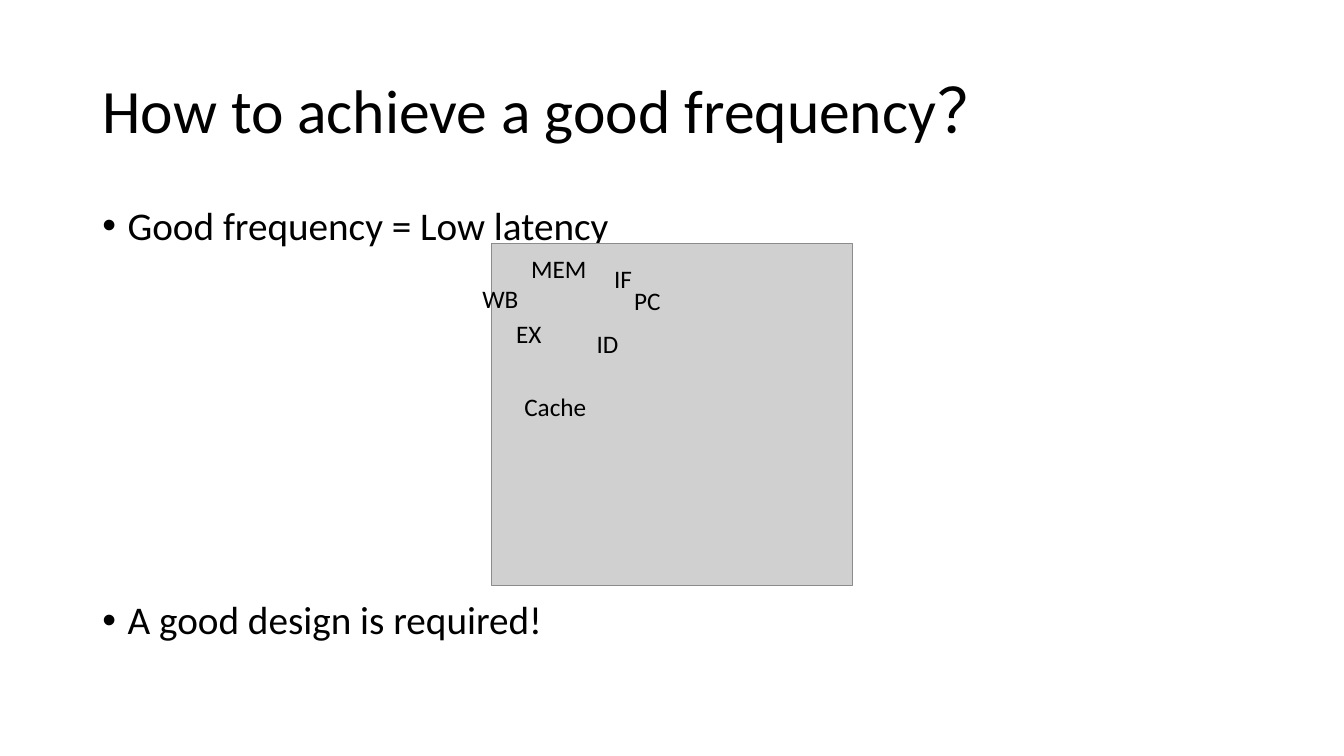
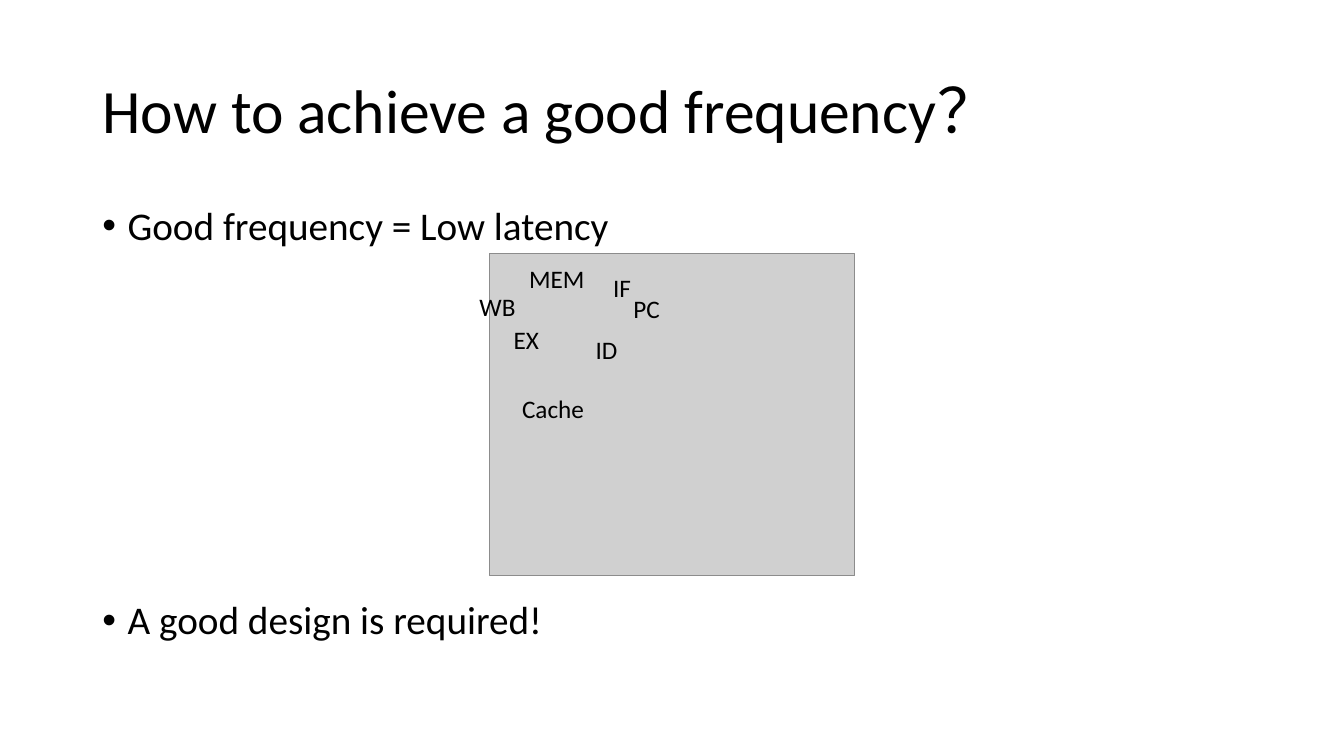
Before and after one commit to fstqwq/PipyV, a slide deck: slide 7 of arch_pre.pptx. Drawn at 1344x756 pixels with LibreOffice and Linux fonts; fonts in the diff are those of the drawing; grey boxes stand for pictures. Boxes give left, top, right and bottom in pixels: in the first picture for what was removed or moved away, otherwise in the second. Text is boxed around its words. In the diff, an @@ line names an element or a change of style, - is before the commit and + after.

Commit message:
upd ppt

```diff
--- a/arch_pre.pptx
+++ b/arch_pre.pptx
@@ picture: place and size @@
-picture at <box>492,244,852,587</box>
+picture at <box>489,254,855,577</box>
@@ 3 texts: place and size @@
-3 texts at <box>531,262,660,310</box>
+3 texts at <box>529,272,659,318</box>
@@ text "WB": place and size @@
-text "WB" at <box>482,288,518,315</box>
+text "WB" at <box>479,296,515,323</box>
@@ text "EX": place and size @@
-text "EX" at <box>516,327,541,343</box>
+text "EX" at <box>514,333,539,349</box>
@@ text "ID": place and size @@
-text "ID" at <box>597,337,619,353</box>
+text "ID" at <box>596,343,618,359</box>
```
